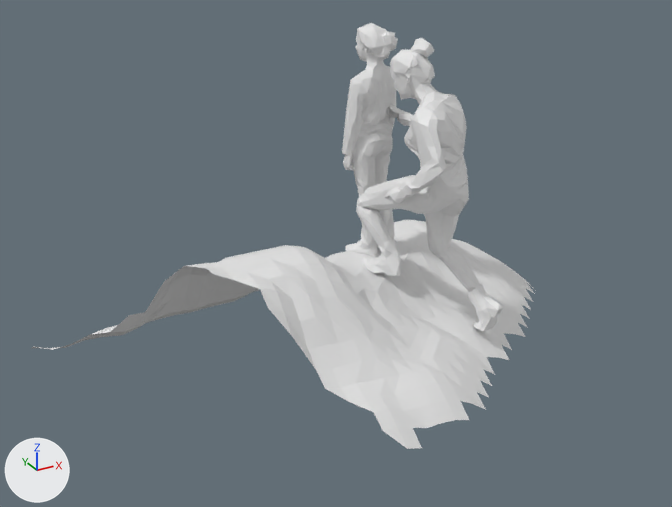
The glTF model src/resources/mongolia.glb as it was, and as the next commit left it.
Camera for both pictures: a 50 mm camera at (-4.01, -6.66, 4.06) aimed at (-0.76, -0.74, 1.1). The axes (+X, +Y, +Z) are drawn at lower left. The lights are the same throughout. Vertices at the same position are counted once.

Objects in the first picture: 'Plane', 'child', 'uploads_files_823762_casualPack (1)'.
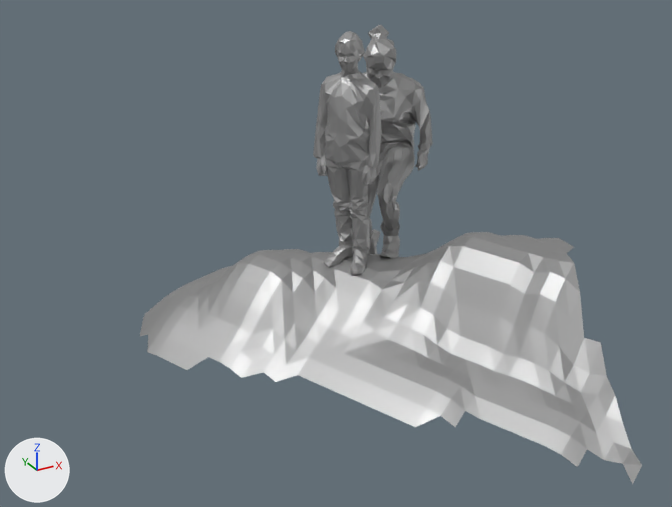
ob_metarig is not drawn itself; it is the parent of ob_uploads_files_823762_casualpack__1, ob_spine.

Boxes (x1, y1, x2, y2) around the edits, measured in the pictures (672 x 507 px):
```json
{"object": "Plane", "change": "recoloured, moved, turned", "before": [32, 220, 535, 449], "after": [140, 232, 642, 484], "on screen": "white to grey"}
{"object": "uploads_files_823762_casualPack (1)", "change": "recoloured, moved, turned", "before": [356, 38, 503, 331], "after": [362, 25, 433, 258]}
{"object": "child", "change": "surface changed, moved, turned", "before": [342, 23, 398, 256], "after": [313, 31, 382, 275]}
{"part": 1, "of": "me_child", "change": "recoloured", "before": [342, 61, 396, 256], "after": [313, 69, 382, 275]}
{"part": 2, "of": "me_child", "change": "recoloured", "before": [355, 23, 398, 68], "after": [335, 31, 365, 79]}
```

The change, as JSON lines over the scene's bpy script:
```json
{"op": "add", "block": "mat_yeonmi", "code": ["mat_yeonmi = principled_material('yeonmi')", "mat_yeonmi.base_color = (0.402, 0.402, 0.402)  # grey #aaaaaa", "mat_yeonmi.metallic = 0.8"]}
{"block": "me_plane_002", "where": "me_plane_002.from_pydata(...)  # 577 vertices, 1050 faces; spans x -2.74..2.11, y -1.85..1.42, z -0.52..0.71"}
{"op": "add", "block": "me_plane_002", "code": "me_plane_002.materials.append(mat_yeonmi)  # grey #aaaaaa"}
{"block": "me_uploads_files_823762_casualpack__1", "where": "me_uploads_files_823762_casualpack__1.from_pydata(...)  # 804 vertices, 1604 faces; spans x -0.42..0.41, y -1.25..0.95, z -0.49..0.68"}
{"op": "remove", "block": "me_uploads_files_823762_casualpack__1", "code": "me_uploads_files_823762_casualpack__1.materials.append(mat_default_obj_001)  # white #e7e7e7"}
{"op": "add", "block": "me_uploads_files_823762_casualpack__1", "code": "me_uploads_files_823762_casualpack__1.materials.append(mat_yeonmi)  # grey #aaaaaa"}
{"block": "me_child", "where": "me_child.from_pydata(...)  # 623 vertices, 1227 faces; spans x -0.22..0.24, y -0.85..0.81, z -0.15..0.15"}
{"block": "me_child", "where": "# used by ob_child; location = (0.01, -0.007, 1.724); rotation_euler = (1.571, 0.0, -3.076), in degrees (90, 0, -176); scale = (1.23, 1.23, 1.23)"}
{"block": "me_child", "change": "me_child part 1: 962 faces spanning x -0.22..0.24, y -0.85..0.57, z -0.15..0.15 switch from mat_default_obj_004 (white #e7e7e7) to mat_yeonmi (grey #aaaaaa)"}
{"block": "me_child", "change": "me_child part 2: 265 faces spanning x -0.12..0.1, y 0.5..0.81, z -0.13..0.13 switch from mat_default_obj_005 (white #e7e7e7) to mat_yeonmi (grey #aaaaaa)"}
{"op": "set", "path": "ob_plane.location", "old": "(-0.209, -0.128, 0.416)", "new": "(-0.132, -0.335, 0.416)"}
{"op": "set", "path": "ob_plane.rotation_euler", "old": "(0.0, 0.0, 0.0)", "new": "(0.0, 0.0, 1.949)", "note": "degrees (0, 0, 0) -> degrees (0, 0, 112)"}
{"op": "set", "path": "ob_metarig.location", "old": "(0.221, -0.774, 1.849)", "new": "(0.309, 0.302, 1.849)"}
{"op": "set", "path": "ob_metarig.rotation_euler", "old": "(0.0, 0.0, -2.505)", "new": "(0.0, 0.0, -0.556)", "note": "degrees (0, 0, -144) -> degrees (0, 0, -32)"}
{"op": "set", "path": "ob_child.location", "old": "(0.01, -0.007, 1.724)", "new": "(-0.325, -0.177, 1.724)"}
{"op": "set", "path": "ob_child.rotation_euler", "old": "(1.571, 0.0, -3.076)", "new": "(1.571, 0.0, -1.126)", "note": "degrees (90, 0, -176) -> degrees (90, 0, -65)"}
```
